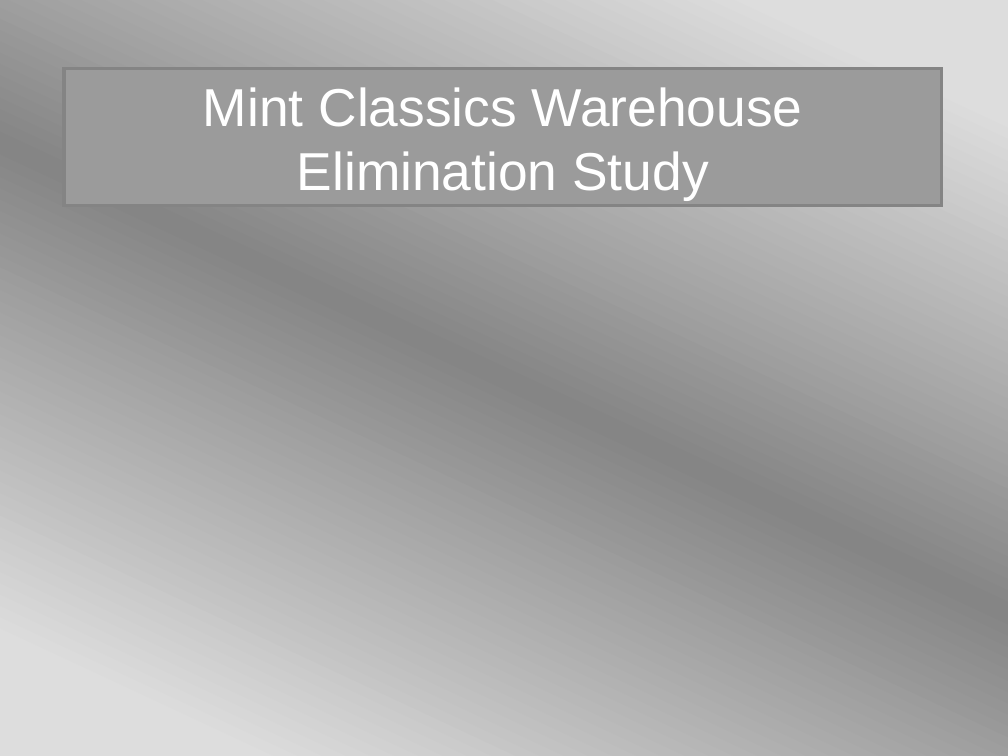
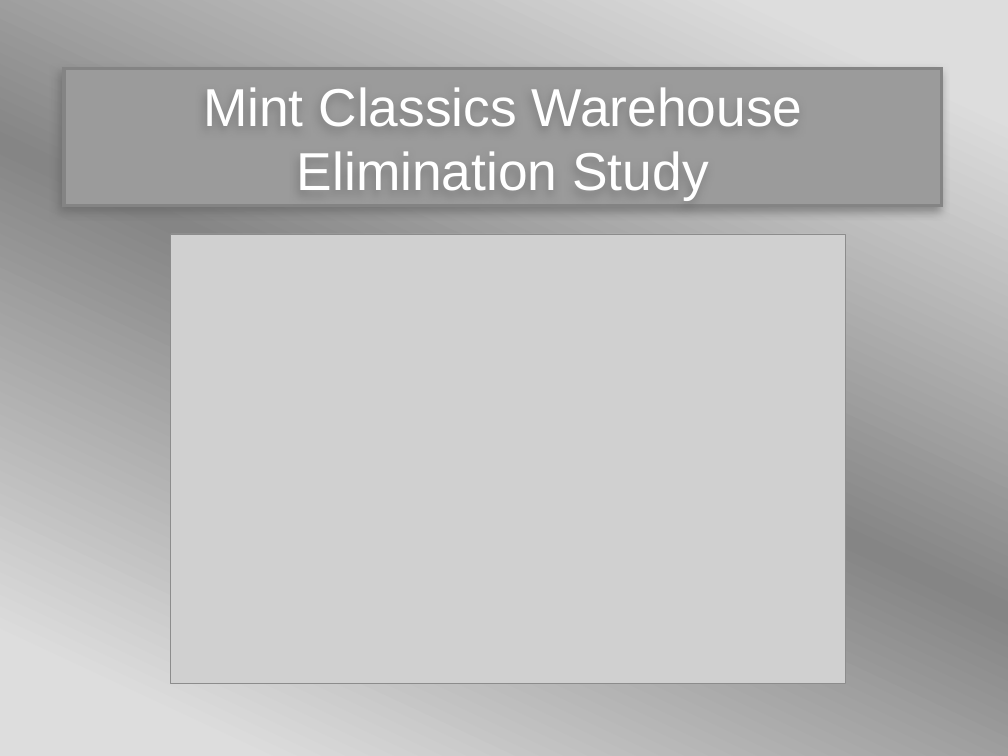
Before and after one commit to BCPMcustom/courseraSQL, a slide deck: slide 1 of Course#10/MintClassics.pptx. Drawn at 1008x756 pixels with LibreOffice and Linux fonts; fonts in the diff are those of the drawing; grey boxes stand for pictures; background and template pictures are left out. Boxes give left, top, right and bottom in pixels: in the first picture for what was removed or moved away, otherwise in the second. Text is boxed around its words. In the diff, an @@ line names an element or a change of style, - is before the commit and + after.

```diff
--- a/Course#10/MintClassics.pptx
+++ b/Course#10/MintClassics.pptx
@@ rectangle at (64, 69, 942, 206): shadow on @@
@@ picture added at (171, 234, 846, 684) @@
```
Also in this commit, not shown: 16 other slides changed, 10 slides added.
